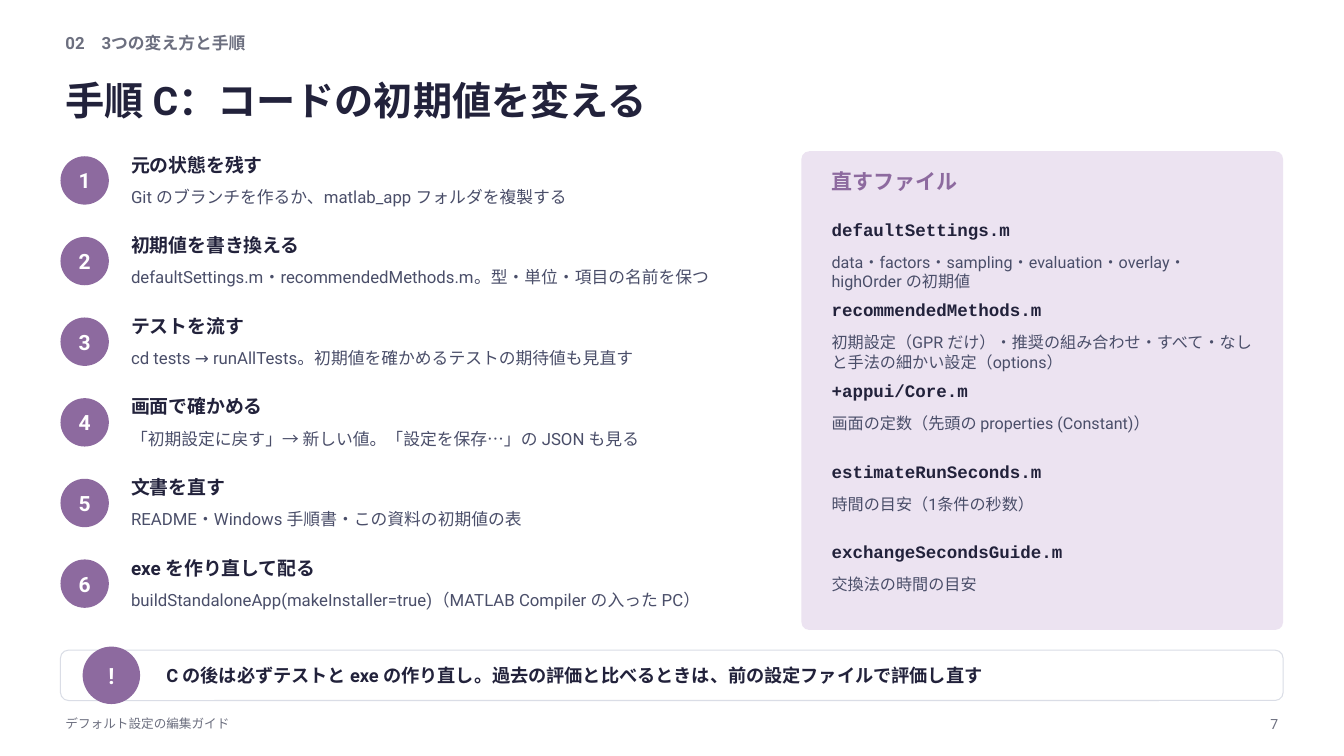
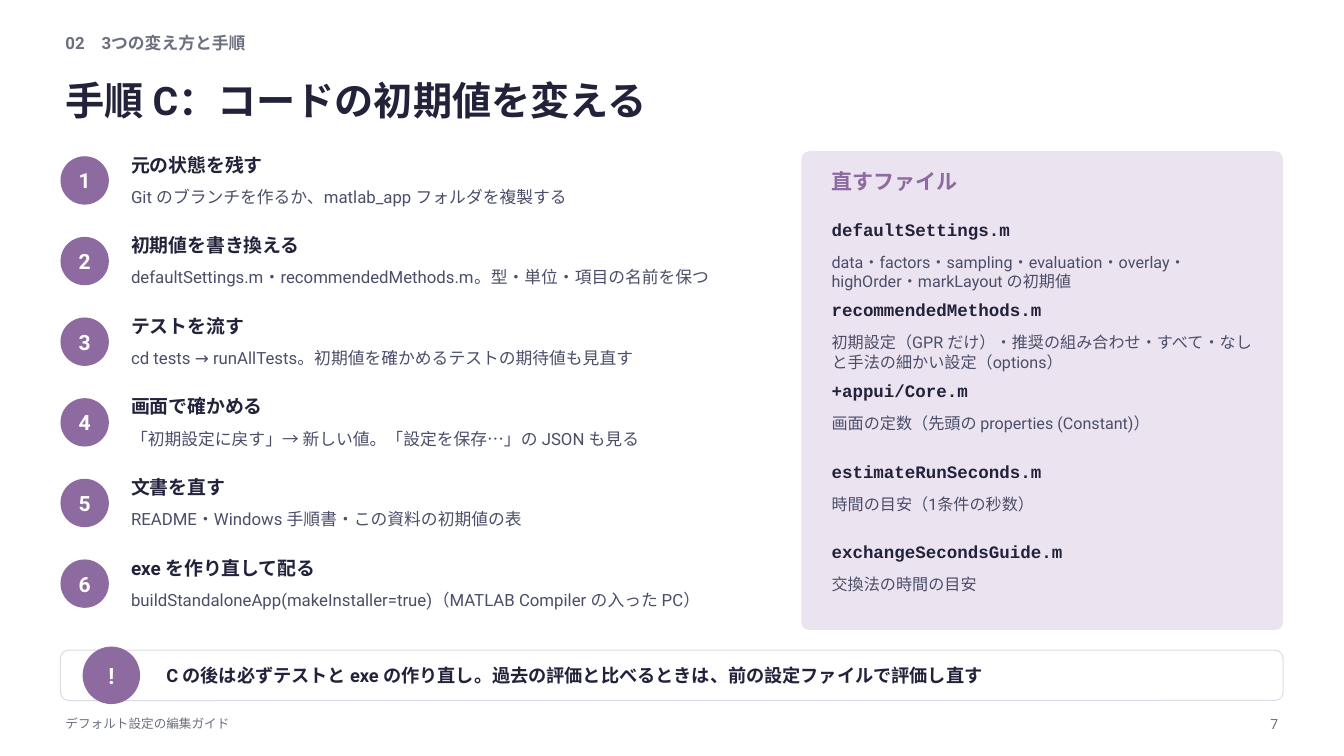
Before and after one commit to rsakamoto-0824/alignment-estimation-benchmark, a slide deck: slide 7 of matlab_app/docs/defaults_guide/デフォルト設定の編集ガイド.pptx. Drawn at 1344x756 pixels with LibreOffice and Linux fonts; fonts in the diff are those of the drawing. Boxes give left, top, right and bottom in pixels: in the first picture for what was removed or moved away, otherwise in the second. Text is boxed around its words. In the diff, an @@ line names an element or a change of style, - is before the commit and + after.

```diff
--- a/matlab_app/docs/defaults_guide/デフォルト設定の編集ガイド.pptx
+++ b/matlab_app/docs/defaults_guide/デフォルト設定の編集ガイド.pptx
@@ text at (x1=832, y1=256, x2=1186, y2=291): text changed @@
-data・factors・sampling・evaluation・overlay・highOrder の初期値
+data・factors・sampling・evaluation・overlay・highOrder・markLayout の初期値
```
Also in this commit, not shown: 9 other slides changed, 1 slide added, 36 other files.
